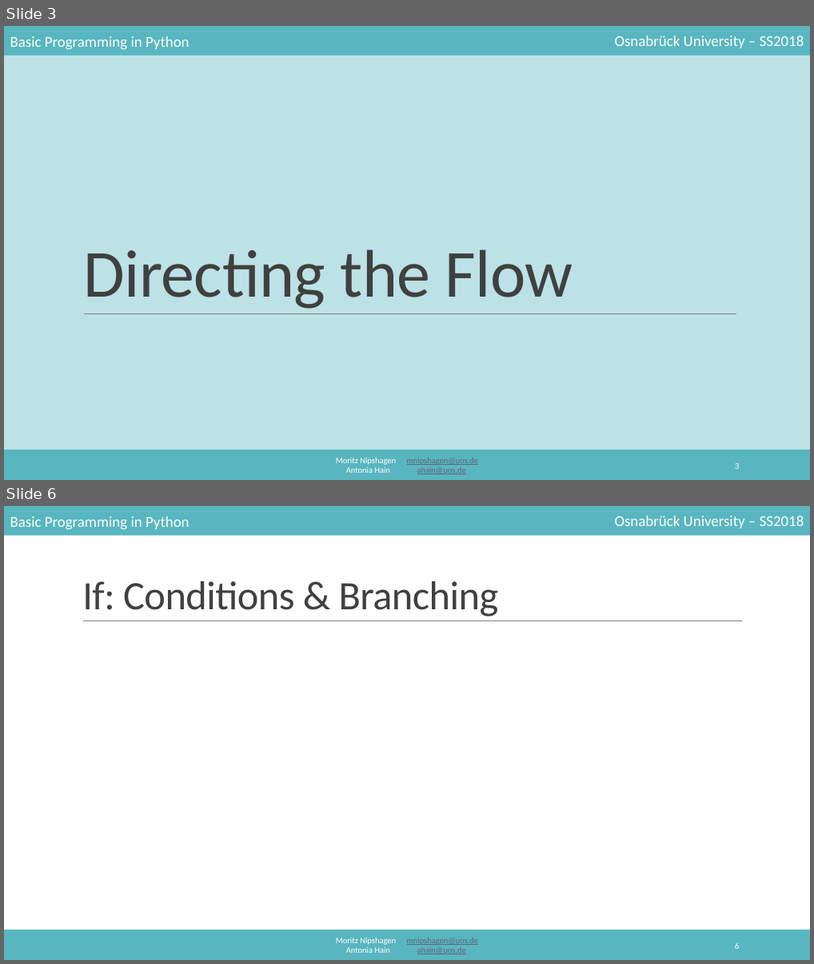
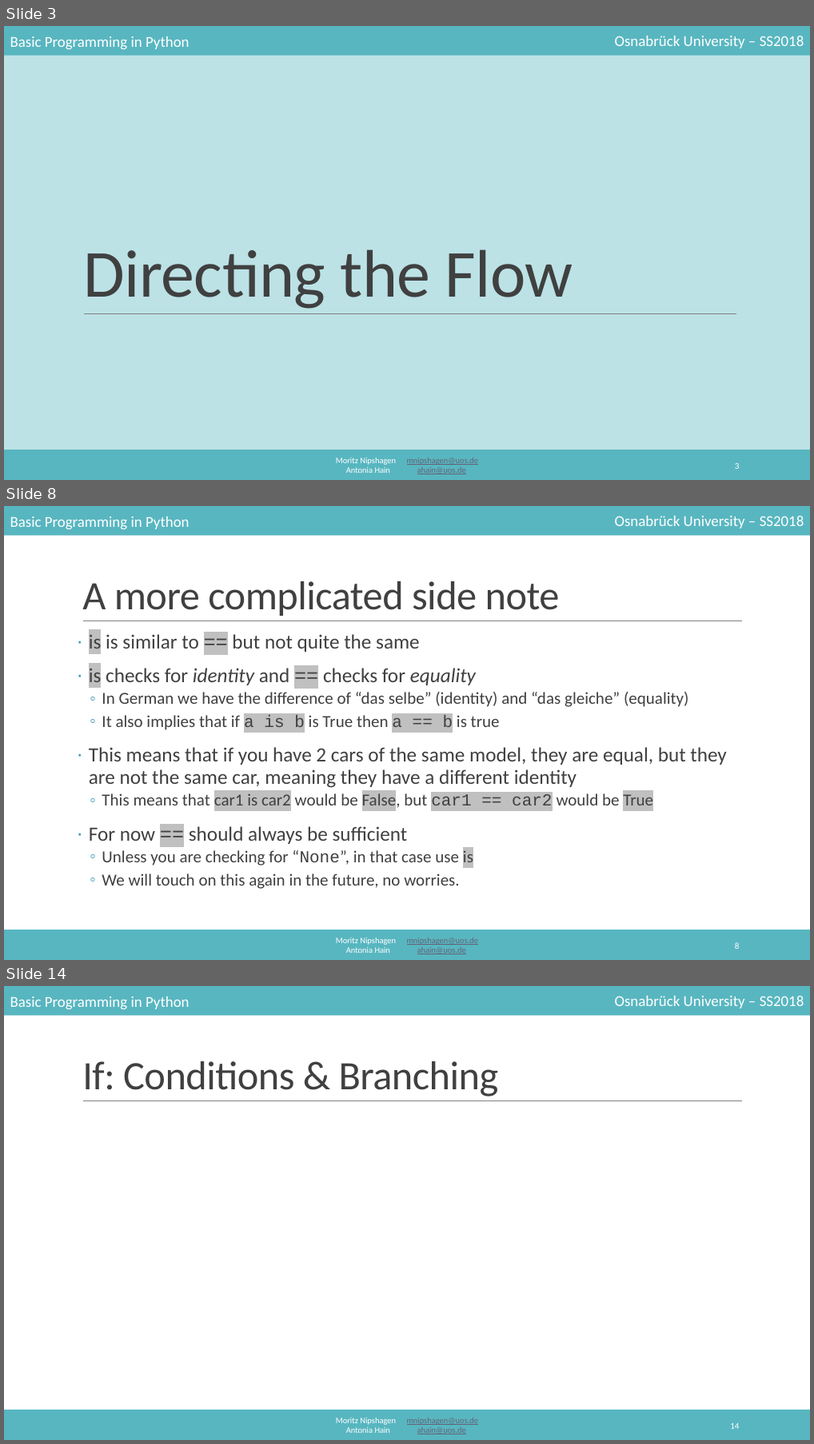
Before and after one commit to mnipshagen/monty, a slide deck: 2018/03/control_structures.pptx. Shown one above the other, each under a label of ours: slides 3 and 6 before the commit, slides 3, 8 and 14 after it; the slides between them are not shown. The pictures are 814x964 and 814x1444 pixels, drawn with LibreOffice and Linux fonts; fonts in the diff are those of the drawing. Boxes give left, top, right and bottom in pixels: in the first picture for what was removed or moved away, otherwise in the second. Text is boxed around its words. In the diff, an @@ line names an element or a change of style, - is before the commit and + after.

```diff
--- a/2018/03/control_structures.pptx
+++ b/2018/03/control_structures.pptx
@@ slide 8 added at <box>4,506,810,960</box>, background #FFFFFF; not listed: 6 template elements that a slide beside it also shows @@
@@ title added at <box>82,581,560,616</box>, 48 pt, text #404040 @@
+A more complicated side note
@@ text added at <box>89,632,726,888</box>, 20 pt, text #404040 @@
+· is is similar to == but not quite the same
+· is checks for identity and == checks for equality
+  ◦ In German we have the difference of “das selbe” (identity) and “das gleiche” (equality)
+  ◦ It also implies that if a is b is True then a == b is true
+· This means that if you have 2 cars of the same model, they are equal, but they are not the same car, meaning they have a different identity
+  ◦ This means that car1 is car2 would be False, but car1 == car2 would be True
+· For now == should always be sufficient
+  ◦ Unless you are checking for “None”, in that case use is
+  ◦ We will touch on this again in the future, no worries.
@@ page number added at <box>735,942,740,948</box>, 10.5 pt, text #FFFFFF @@
+8
@@ what was slide 6 is now slide 14 @@
@@ page number at <box>730,1423,739,1428</box>: text changed @@
-6
+14
```
Also in this commit, not shown: 3 slides changed, 9 other slides added, 1 other file.
